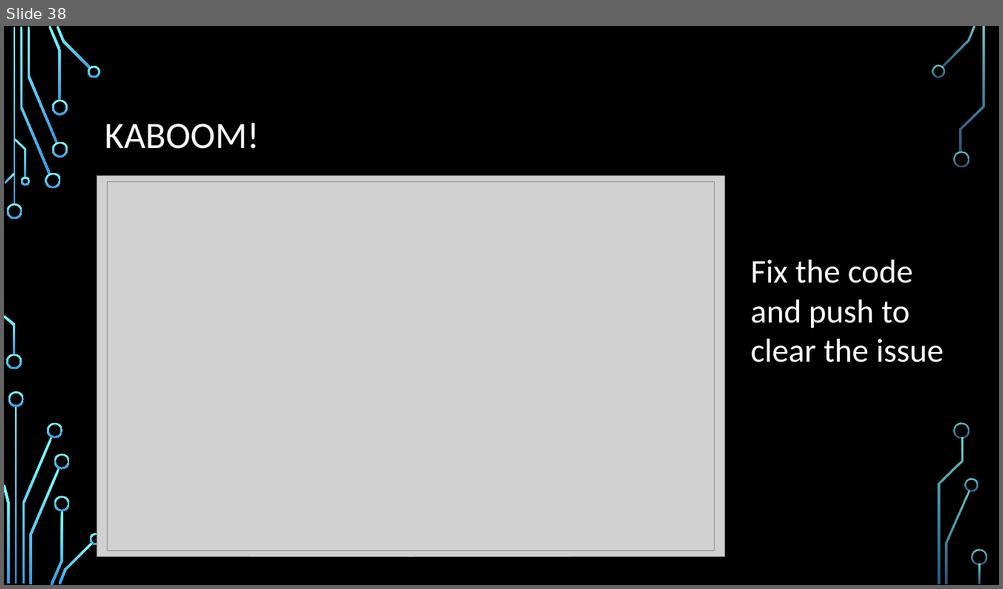
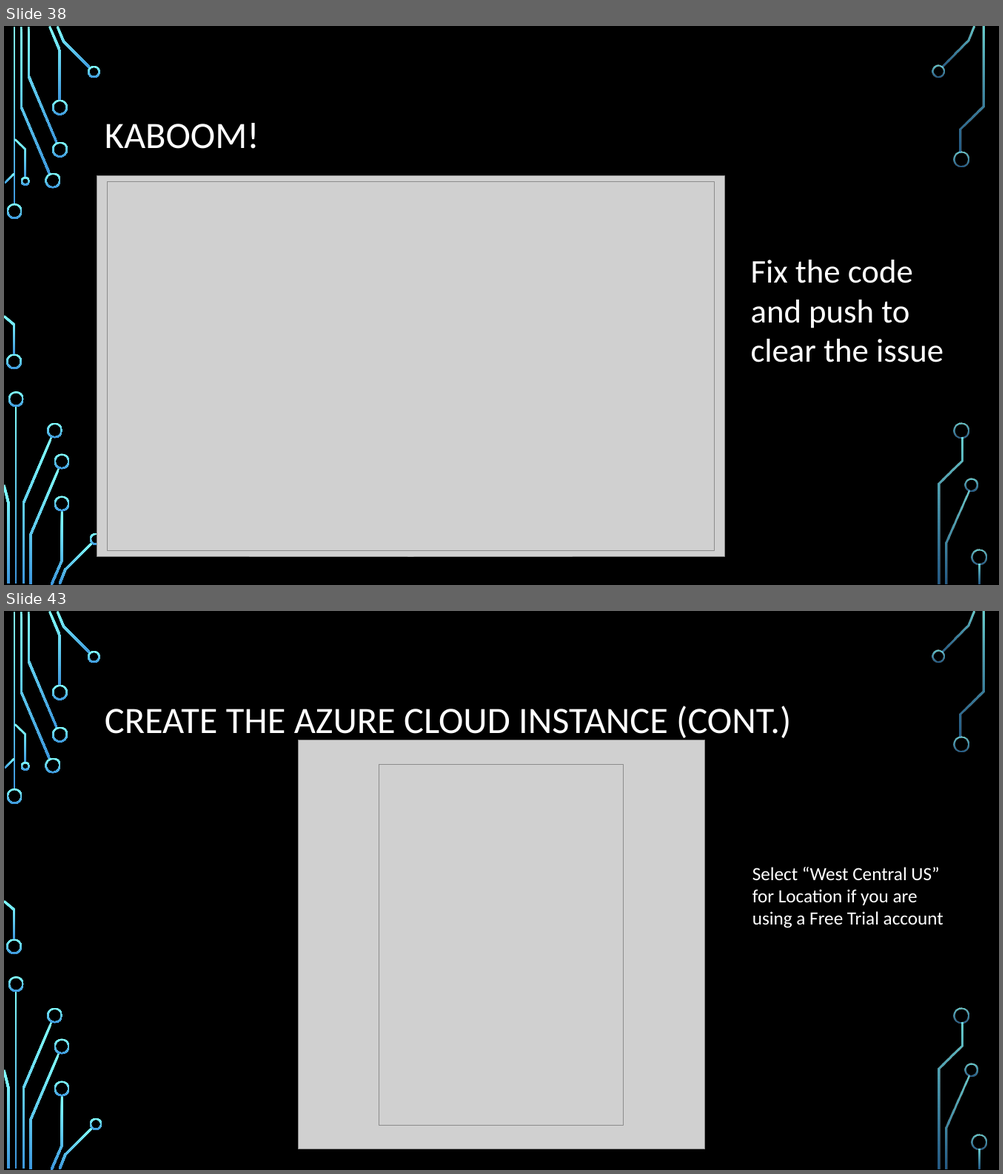
Before and after one commit to CedricAgoda/opensource-ci, a slide deck: Presentation/Full Open-Source CI.pptx. Shown one above the other, each under a label of ours: slide 38 before the commit, slides 38 and 43 after it; the slides between them are not shown. The pictures are 1003x589 and 1003x1174 pixels, drawn with LibreOffice and Linux fonts; fonts in the diff are those of the drawing; grey boxes stand for pictures; background and template pictures are left out. Boxes give left, top, right and bottom in pixels: in the first picture for what was removed or moved away, otherwise in the second. Text is boxed around its words. In the diff, an @@ line names an element or a change of style, - is before the commit and + after.

```diff
--- a/Presentation/Full Open-Source CI.pptx
+++ b/Presentation/Full Open-Source CI.pptx
@@ slide 43 added at bbox=[4, 611, 999, 1170], background picture (left out); not listed: 36 template elements that a slide beside it also shows @@
@@ title added at bbox=[105, 706, 791, 742], 36 pt, text #FFFFFF @@
+CREATE THE AZURE CLOUD INSTANCE (CONT.)
@@ picture added at bbox=[298, 740, 704, 1150] @@
@@ picture added at bbox=[379, 764, 623, 1125] @@
@@ text added at bbox=[752, 867, 943, 928], 18 pt, text #FFFFFF @@
+Select “West Central US” for Location if you are using a Free Trial account
```
Also in this commit, not shown: 3 slides changed, 4 other slides added, 5 other files.
